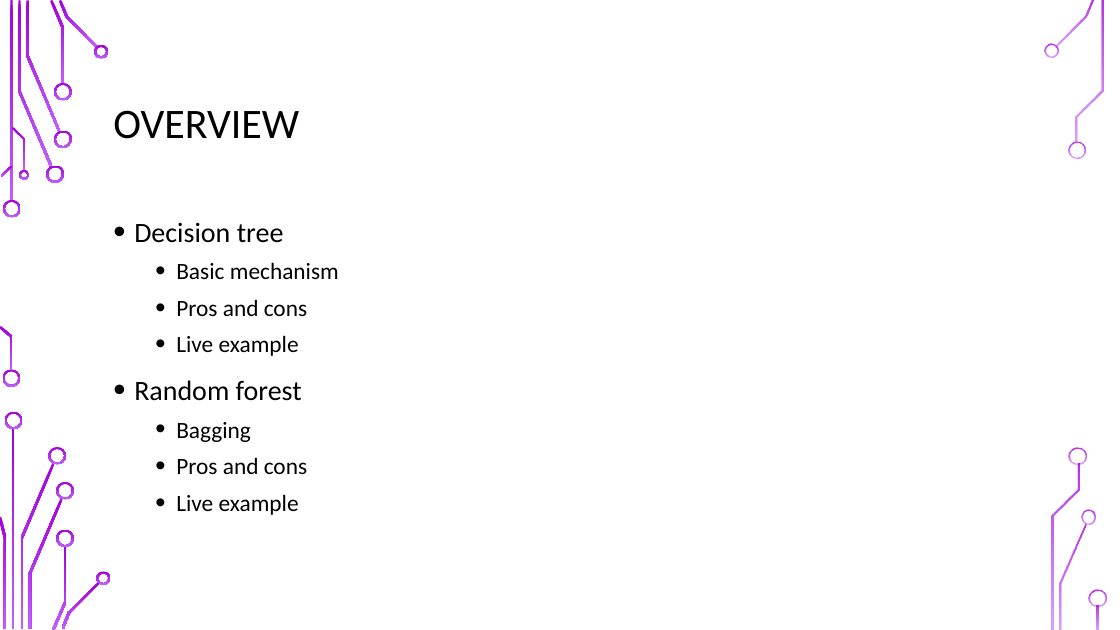
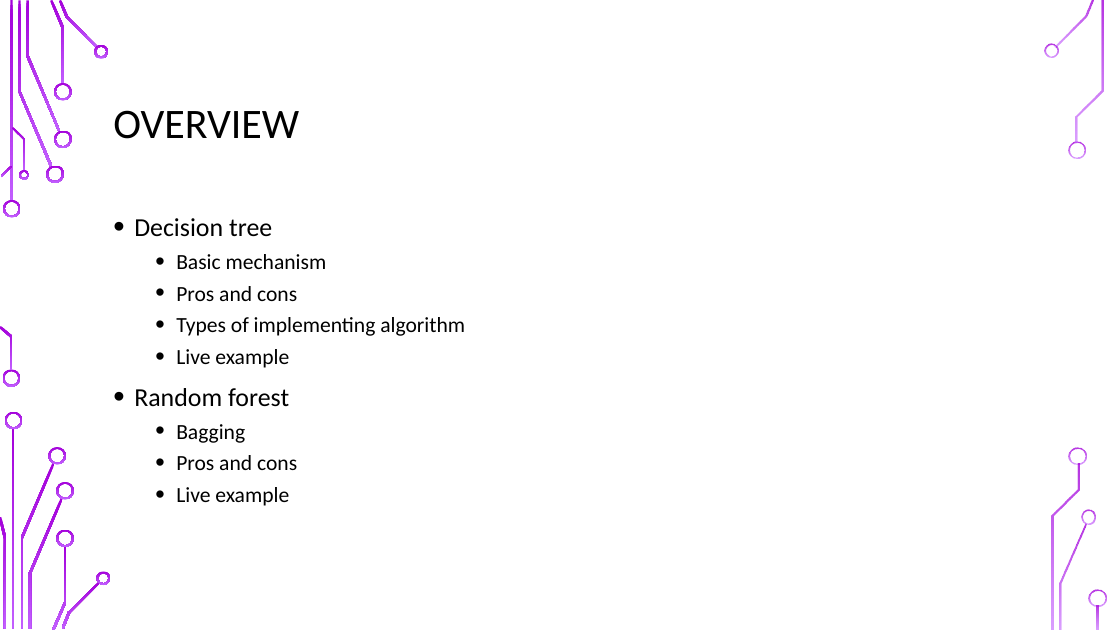
Before and after one commit to UOMDSS/workshops-2021-2022, a slide deck: slide 3 of semester-2-2021-2022/week-6-decision-tree/Decision_Tree.pptx. Drawn at 1120x630 pixels with LibreOffice and Linux fonts; fonts in the diff are those of the drawing; background and template pictures are left out. Boxes give left, top, right and bottom in pixels: in the first picture for what was removed or moved away, otherwise in the second. Text is boxed around its words. In the diff, an @@ line names an element or a change of style, - is before the commit and + after.

```diff
--- a/semester-2-2021-2022/week-6-decision-tree/Decision_Tree.pptx
+++ b/semester-2-2021-2022/week-6-decision-tree/Decision_Tree.pptx
@@ text at (134, 218, 327, 506): size 24 to 22.2 pt in "Decision tree", "Random forest"; size 20 to 18.5 pt in "Basic mechanism", "Pros and cons", "Live example", "Bagging" and 2 more places; line spacing 1.1 to 1 @@
@@ text at (176, 317, 465, 336): paragraph added @@
+  • Types of implementing algorithm
```
Also in this commit, not shown: 4 slides added.
